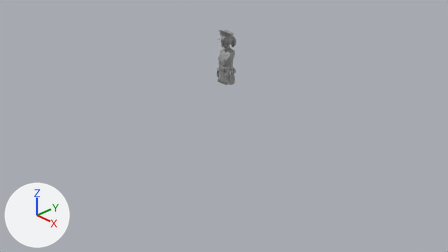
The Blender file Assets/Models/Enemies/policewoman.blend, before and after one commit.
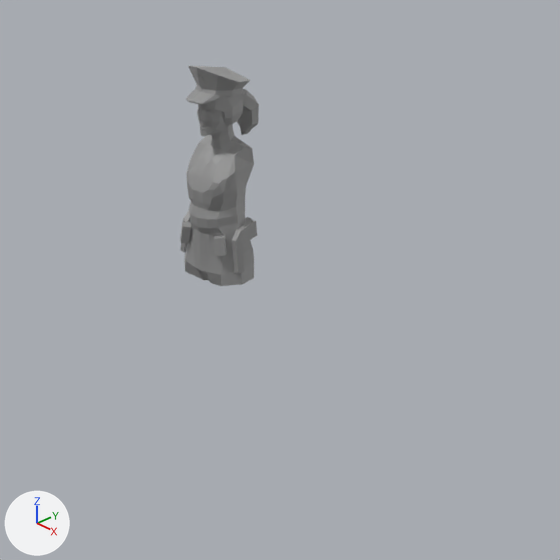
There are two pictures of each version: one from the file's camera 'Camera', one close up on the part from 38% to 70% of the width and 5% to 61% of the height. The lights are fixed; the arrows at lower left show +X, +Y and +Z.

In view in the first close-up: 'lpFemale_casual_C'.
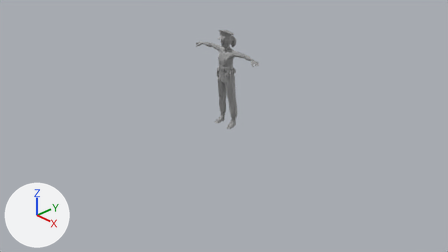
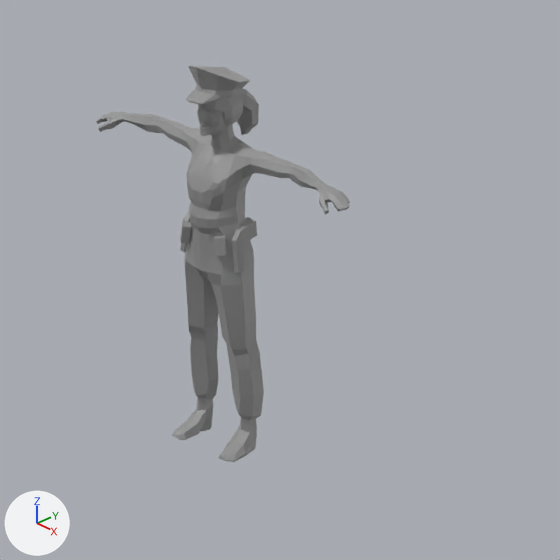
What the commit changed:
me_mesh is used by ob_lpfemale_casual_c; location (0.0, 0.05, 0.0); scale (0.01, 0.01, 0.01).
me_mesh had 572 vertices, 566 faces and spanned x -19.0..19.0, y -16.1..22.7, z 71.9..174.6.
me_mesh now has 1002 vertices, 994 faces and spans x -77.3..77.3, y -16.1..22.7, z -5.1..174.6.
me_mesh part 1: 240 vertices added at x -77.3..77.3, y -5.9..11.6, z 125.2..138.5.
me_mesh part 2: 190 vertices added at x -20.5..20.5, y -11.2..12.9, z -5.1..69.3.

Where the change shows, as pixel boxes (x1, y1, x2, y2) in the close-ups (560 x 560 px):
'lpFemale_casual_C', reshaped (219% wider, 79% taller)
    before: (180, 65, 259, 286)
    after: (96, 65, 350, 462)
part 1 of me_mesh, added
    after: (96, 111, 350, 214)
part 2 of me_mesh, added
    after: (172, 264, 264, 462)
